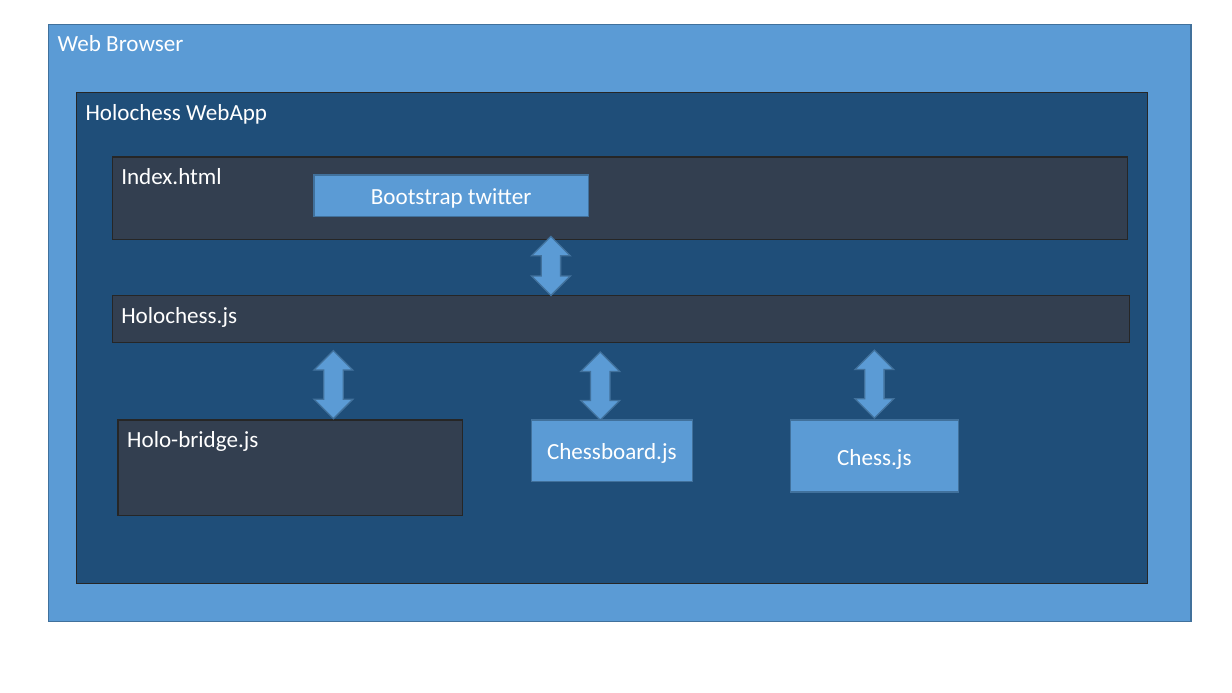
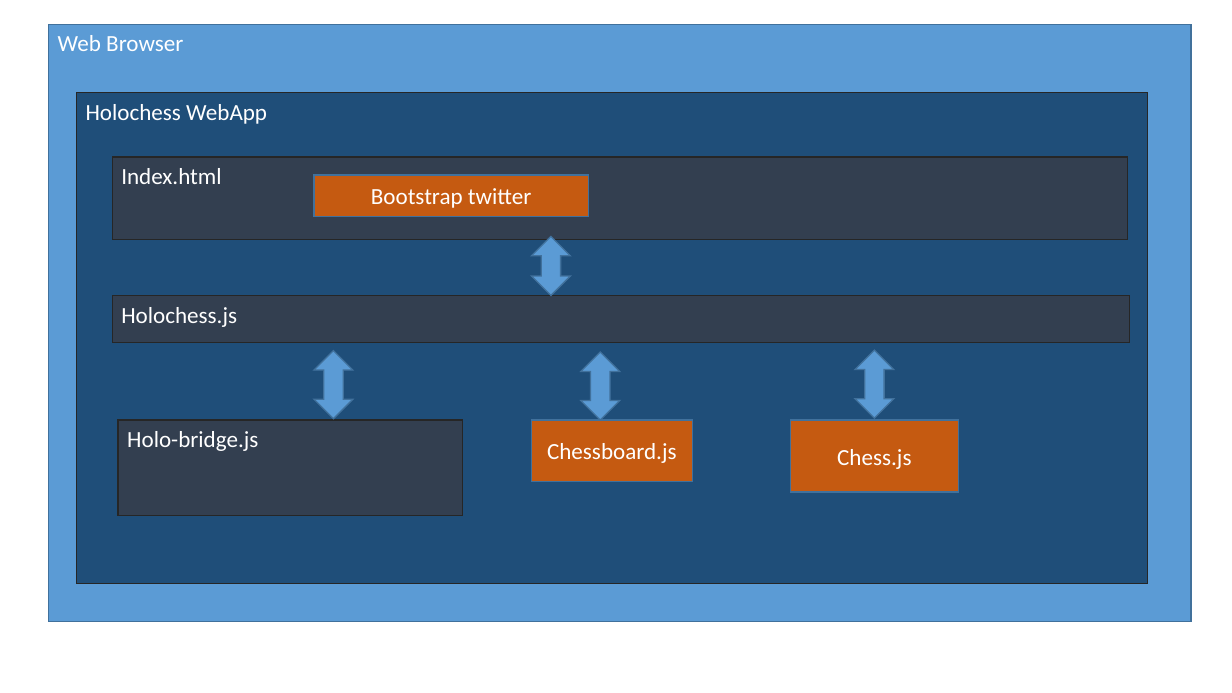
Before and after one commit to ddd-mtl/holochess, a slide deck: slide 2 of specs/tech-overview.odp. Drawn at 1232x693 pixels with LibreOffice and Linux fonts; fonts in the diff are those of the drawing. Boxes give left, top, right and bottom in pixels: in the first picture for what was removed or moved away, otherwise in the second. Text is boxed around its words. In the diff, an @@ line names an element or a change of style, - is before the commit and + after.

```diff
--- a/specs/tech-overview.odp
+++ b/specs/tech-overview.odp
@@ fill #5B9BD5 to #C55A11 in 3 elements at bbox=[790, 421, 958, 493], bbox=[531, 421, 692, 482], bbox=[314, 176, 589, 217] @@
```
Also in this commit, not shown: 1 other slide changed, 7 other files.
